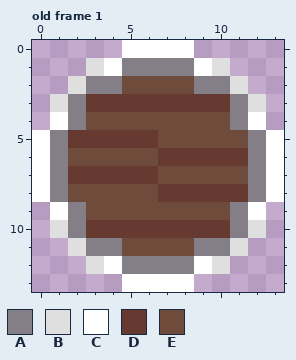
One commit to this pixel-art file: Assets/World/Bcir0.aseprite. The picture above is the old version.
14x14 pixels, 1 frame. Colours within 5 levels of each other are drawn and written as one. Shown: old frame 1. The commit also changed other frames, which this record leaves out.
Palette (. is transparent): A #847e87  B #dfdfdf  C #ffffff  D #663931  E #6f4b3b
Pixels before, old frame 1, first column x 0:
 0 .....CCCC.....
 1 ...BCAAAACB...
 2 ..BAAEEEEAAB..
 3 .BADDDDDDDDAB.
 4 .CAEEEEEEEEAC.
 5 CADDDDDEEEEEAC
 6 CAEEEEEDDDDDAC
 7 CADDDDDEEEEEAC
 8 CAEEEEEDDDDDAC
 9 .CAEEEEEEEEAC.
10 .BADDDDDDDDAB.
11 ..BAAEEEEAAB..
12 ...BCAAAACB...
13 .....CCCC.....
Once edited:
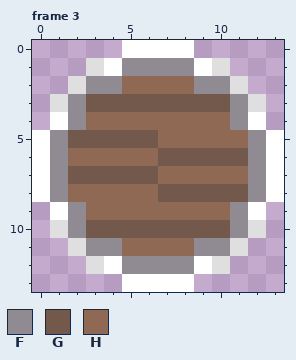
Colours new in this view: F #908b93  G #73594b  H #8f6954
A new or re-ordered frame is compared with the old frame closest to it.
What changed:
frames 1 -> 3
layer "btn" added
layer "Layer 1" removed
Changed rows in their new state; - is an unchanged pixel.
Frame 3 is new; against old frame 1, layer "btn":
first column x 1:
 1 ----FFFF----
 2 --FFHHHHFF--
 3 -FGGGGGGGGF-
 4 -FHHHHHHHHF-
 5 FGGGGGHHHHHF
 6 FHHHHHGGGGGF
 7 FGGGGGHHHHHF
 8 FHHHHHGGGGGF
 9 -FHHHHHHHHF-
10 -FGGGGGGGGF-
11 --FFHHHHFF--
12 ----FFFF----
Boxes around the changes in both pictures, in picture pixels (x1, y1, x2, y2):
changed: (50, 58, 266, 274)
